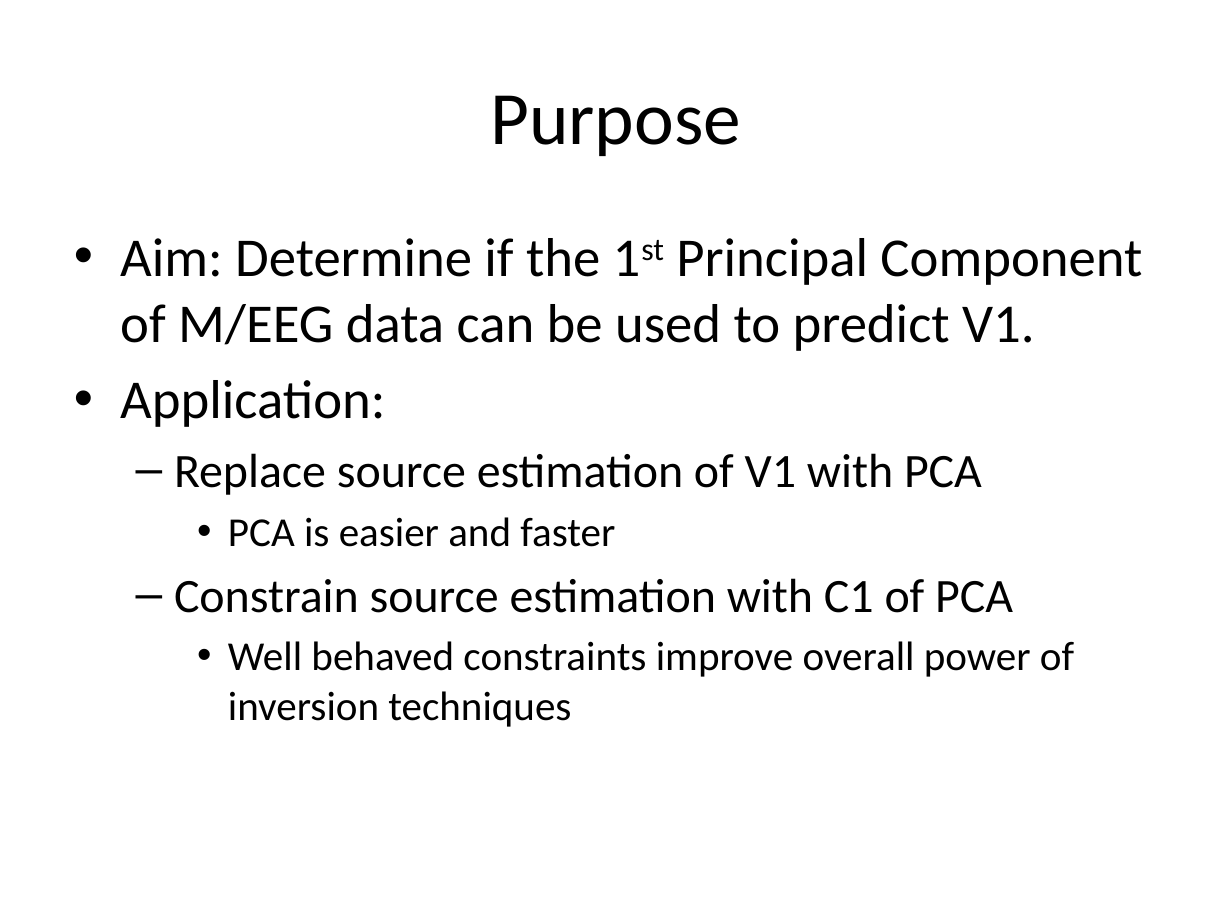
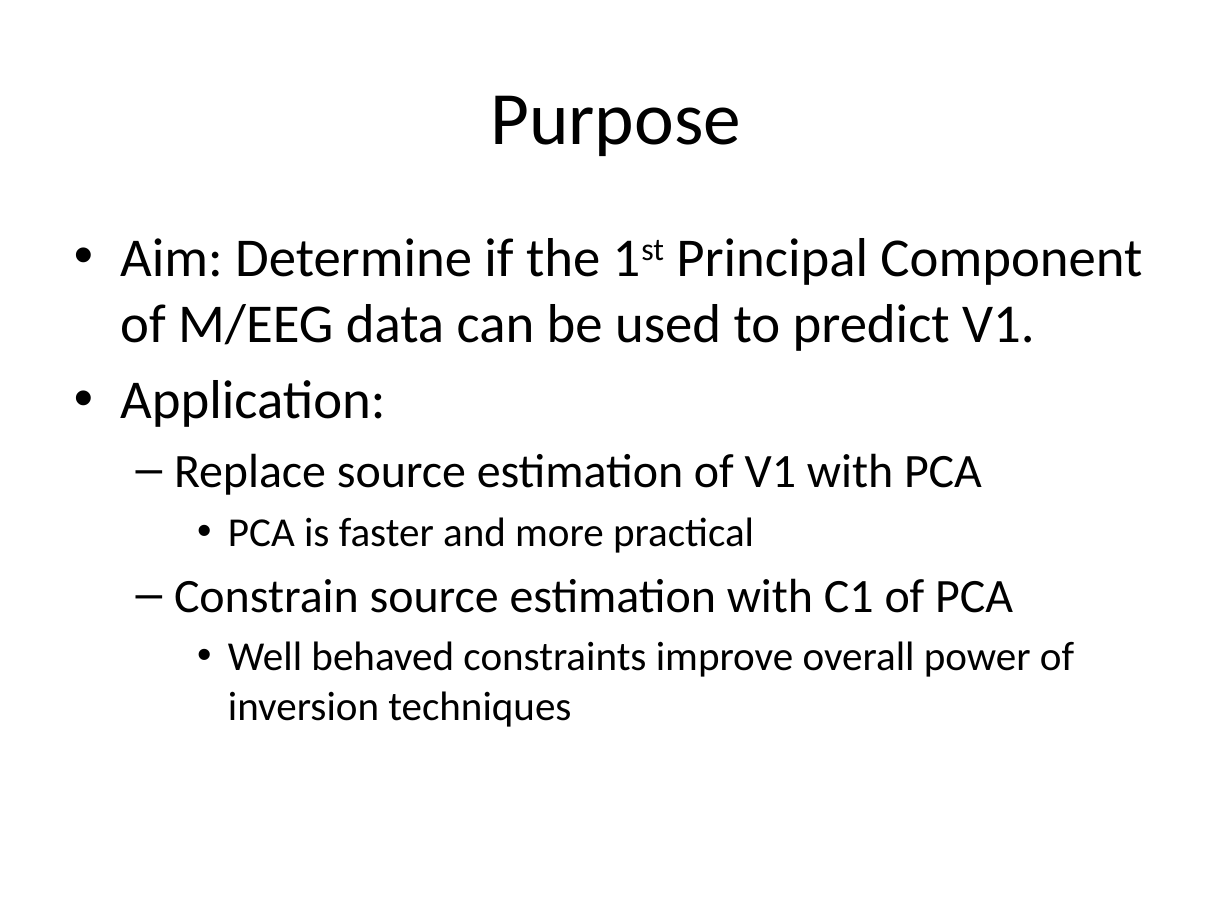
Before and after one commit to dkcodes/pres.svd, a slide deck: slide 2 of svd_pres.pptx. Drawn at 1232x924 pixels with LibreOffice and Linux fonts; fonts in the diff are those of the drawing. Boxes give left, top, right and bottom in pixels: in the first picture for what was removed or moved away, otherwise in the second. Text is boxed around its words. In the diff, an @@ line names an element or a change of style, - is before the commit and + after.

Commit message:
Adding

```diff
--- a/svd_pres.pptx
+++ b/svd_pres.pptx
@@ text at box(228, 517, 754, 553): text changed @@
-    • PCA is easier and faster
+    • PCA is faster and more practical
```
